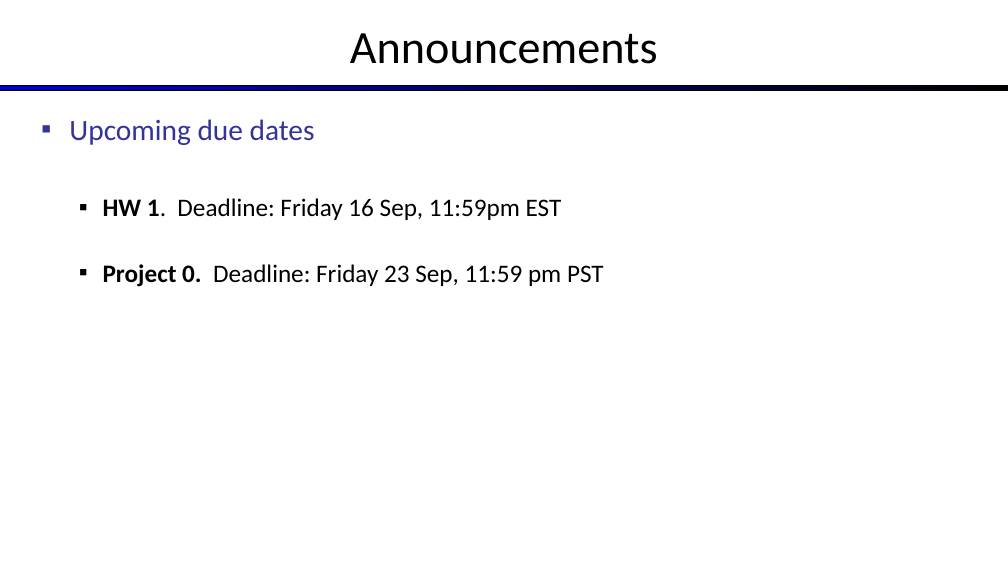
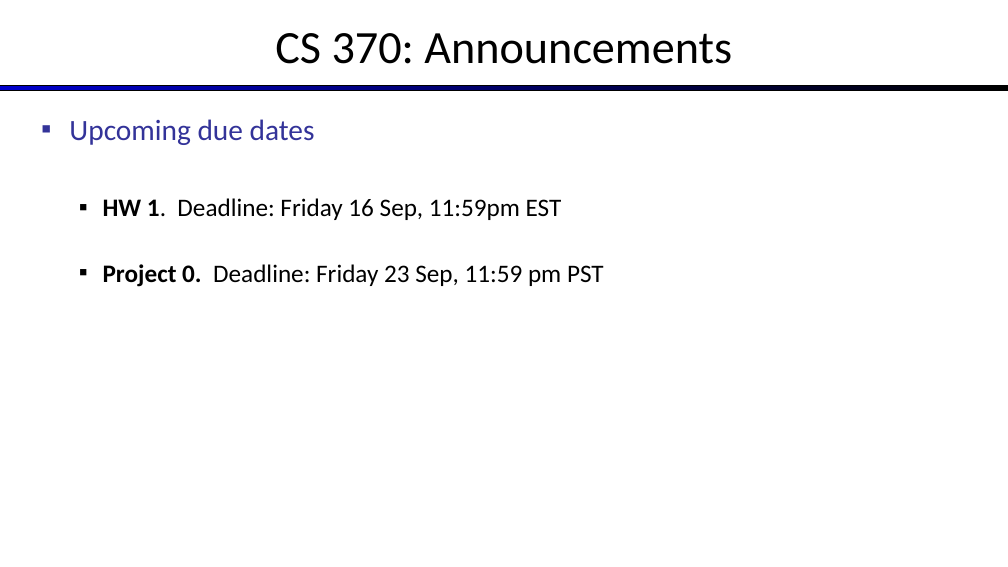
Before and after one commit to williamdemeo/cs370-fall2022, a slide deck: slide 1 of lecture/slides/CS370-Lec02-AgentsAndEnvironments.pptx. Drawn at 1008x567 pixels with LibreOffice and Linux fonts; fonts in the diff are those of the drawing. Boxes give left, top, right and bottom in pixels: in the first picture for what was removed or moved away, otherwise in the second. Text is boxed around its words. In the diff, an @@ line names an element or a change of style, - is before the commit and + after.

Commit message:
fix Lec02

```diff
--- a/lecture/slides/CS370-Lec02-AgentsAndEnvironments.pptx
+++ b/lecture/slides/CS370-Lec02-AgentsAndEnvironments.pptx
@@ title at [275,33,732,64]: text changed @@
-Announcements
+CS 370: Announcements
```
Also in this commit, not shown: 1 other slide changed.
